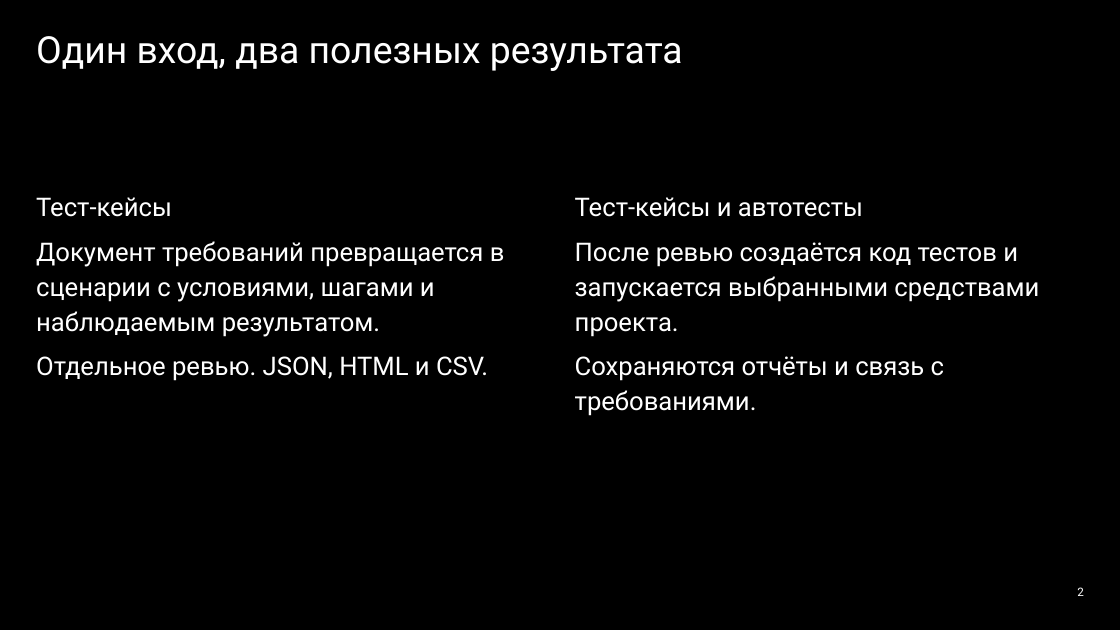
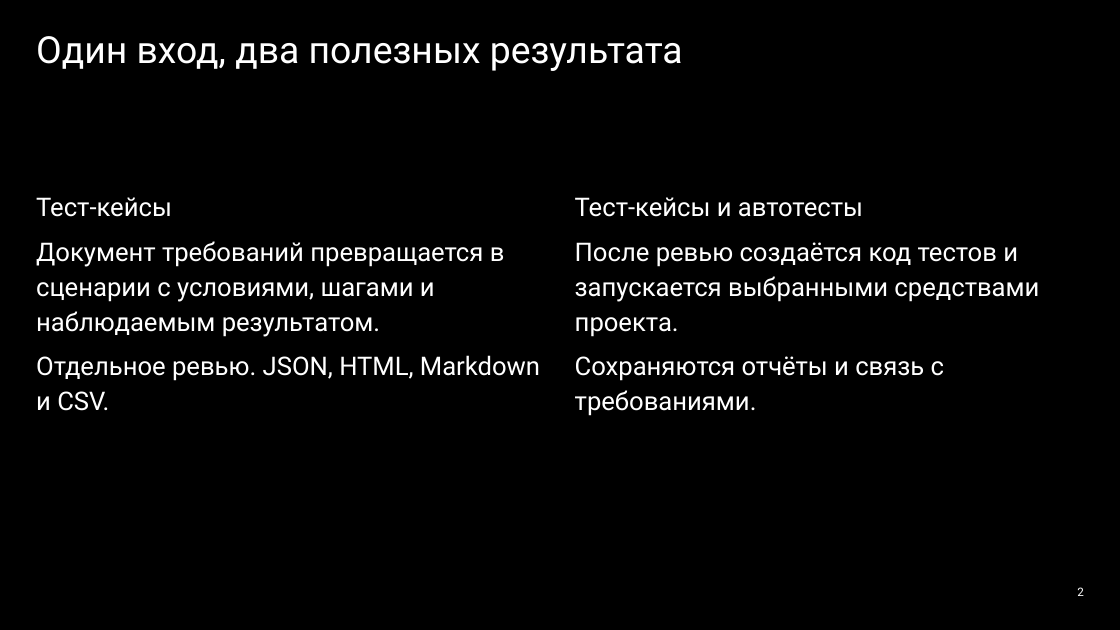
Before and after one commit to IxFire-X/test-skills, a slide deck: slide 2 of docs/portable-testing-pipeline-ru.pptx. Drawn at 1120x630 pixels with LibreOffice and Linux fonts; fonts in the diff are those of the drawing. Boxes give left, top, right and bottom in pixels: in the first picture for what was removed or moved away, otherwise in the second. Text is boxed around its words. In the diff, an @@ line names an element or a change of style, - is before the commit and + after.

Commit message:
Add automatic Markdown companion for test cases

```diff
--- a/docs/portable-testing-pipeline-ru.pptx
+++ b/docs/portable-testing-pipeline-ru.pptx
@@ text at <box>36,355,540,411</box>: text changed @@
-Отдельное ревью. JSON, HTML и CSV.
+Отдельное ревью. JSON, HTML, Markdown и CSV.
```
Also in this commit, not shown: 8 other files.
